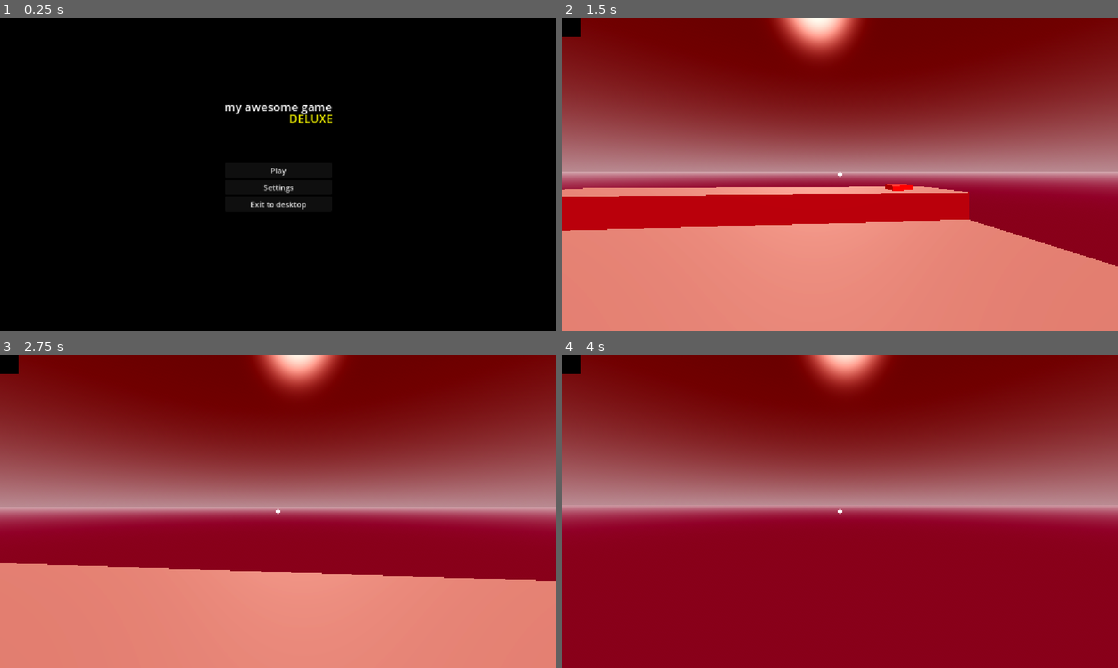
Above: before the commit, frames 1-4 (two rows, left to right).
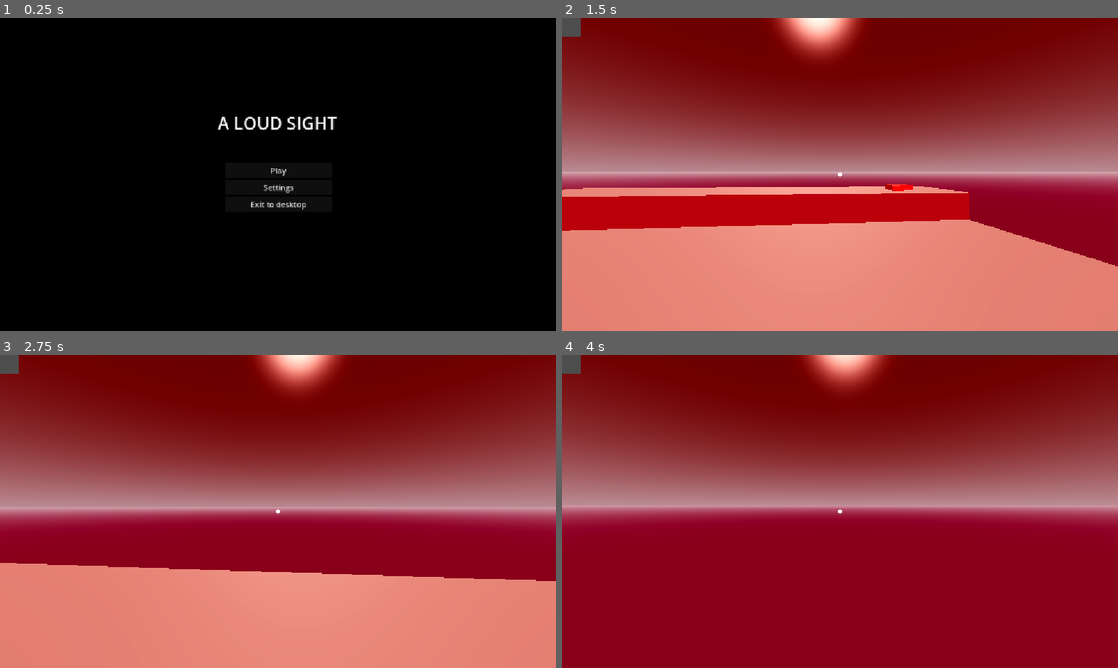
Above: after the commit, the same moments.

Repository: Hitacium/A-Loud-Sight
Game: Godot game, scene res://scenes/mainMenu.tscn
The game is run twice, just before and just after one commit, with the same random seed, the same clock (stepped at 60 frames per second) and the same inputs.
Inputs (mouse positions are in pixels of both pictures, inside the frame that each line leads up to):
- Up to frame 1 (0.25 s): no input
- Up to frame 2 (1.5 s): click "Play" at 0.5 s; tap Enter at 1.25 s; move the mouse to (867, 174) at 1.27 s; hold W (up) from 1.28 s (still down); tap C (crouch) at 1.35 s
- Up to frame 3 (2.75 s): keep holding W (up); tap Space (jump) at 1.52, 2.27 s; move the mouse to (250, 511) at 2.02 s; tap E (interact) at 2.1 s
- Up to frame 4 (4 s): keep holding W (up); move the mouse to (851, 505) at 2.77 s; hold Shift (sprint) 2.78-3.53 s; tap Space (jump) at 3.5, 3.77 s; move the mouse to (834, 517) at 3.52 s; tap C (crouch) at 3.6 s

The runs differ from the first frame. In frame 1, 0.8% of the frame differs, in the area x 39-61%, y 27-36%; in frame 2, 0.2%; in frame 3, 0.2%; in frame 4, 0.2%.

Commit message:
Small Tweaks

Diff:
--- a/scenes/mainMenu.tscn
+++ b/scenes/mainMenu.tscn
@@ -28,24 +28,16 @@
 anchor_top = 0.5
 anchor_right = 0.5
 anchor_bottom = 0.5
-offset_left = -111.0
-offset_top = -157.0
-offset_right = 112.0
-offset_bottom = -123.0
+offset_left = -125.0
+offset_top = -132.0
+offset_right = 123.0
+offset_bottom = -82.0
 grow_horizontal = 2
 grow_vertical = 2
-theme_override_font_sizes/font_size = 24
-text = "my awesome game"
-
-[node name="Label2" type="Label" parent="Label"]
-layout_mode = 0
-offset_left = 134.0
-offset_top = 24.0
-offset_right = 224.0
-offset_bottom = 58.0
-theme_override_colors/font_color = Color(0.934358, 0.934358, 7.70092e-07, 1)
-theme_override_font_sizes/font_size = 24
-text = "DELUXE"
+theme_override_font_sizes/font_size = 36
+text = "A Loud Sight"
+horizontal_alignment = 1
+uppercase = true
 
 [node name="VBoxContainer" type="VBoxContainer" parent="."]
 layout_mode = 0
--- a/scenes/player.tscn
+++ b/scenes/player.tscn
@@ -104,6 +104,12 @@
 
 [node name="PlayerGUI" parent="." instance=ExtResource("2_ywley")]
 
+[node name="CanvasLayer" type="CanvasLayer" parent="PlayerGUI"]
+
+[node name="TextureRect" type="TextureRect" parent="PlayerGUI/CanvasLayer"]
+offset_right = 40.0
+offset_bottom = 40.0
+
 [node name="AnimationPlayer" type="AnimationPlayer" parent="."]
 libraries = {
 &"": SubResource("AnimationLibrary_auuwx")
@@ -113,12 +119,8 @@
 script = ExtResource("3_qhqgy")
 
 [node name="SubViewport" type="SubViewport" parent="Node3D"]
+size = Vector2i(1024, 1024)
+render_target_update_mode = 4
 
 [node name="Camera3D" type="Camera3D" parent="Node3D/SubViewport"]
 transform = Transform3D(1, 0, 0, 0, 1, 0, 0, 0, 1, 0, 0.4706696, 0)
-
-[node name="CanvasLayer" type="CanvasLayer" parent="Node3D"]
-
-[node name="TextureRect" type="TextureRect" parent="Node3D/CanvasLayer"]
-offset_right = 40.0
-offset_bottom = 40.0
--- a/scenes/sonifier.gd
+++ b/scenes/sonifier.gd
@@ -14,7 +14,7 @@
 @onready var capture_viewport: SubViewport = $SubViewport
 @onready var capture_camera: Camera3D = $SubViewport/Camera3D
 @onready var audio_player: AudioStreamPlayer = $"../head/Sonifier"
-@onready var debug_texture: TextureRect = $CanvasLayer/TextureRect
+@onready var debug_texture: TextureRect = $"../PlayerGUI/CanvasLayer/TextureRect"
 
 # Internal variables
 var generator: AudioStreamGenerator
@@ -43,10 +43,6 @@
 # === MAIN LOOP ===
 func _process(delta: float) -> void:
 	time_since_last_capture += delta
-
-	# Keep capture camera aligned with player's view
-	if player_camera and capture_camera:
-		capture_camera.global_transform = player_camera.global_transform
 
 	# Every CAPTURE_INTERVAL seconds, capture a new image
 	if time_since_last_capture >= CAPTURE_INTERVAL:
Not shown: 1 places in scenes/PlayerGUI.tscn that only renumber resources
Not shown: 1 places in scenes/mainMenu.tscn that only renumber resources
Not shown: 1 places in scenes/player.tscn that only renumber resources
